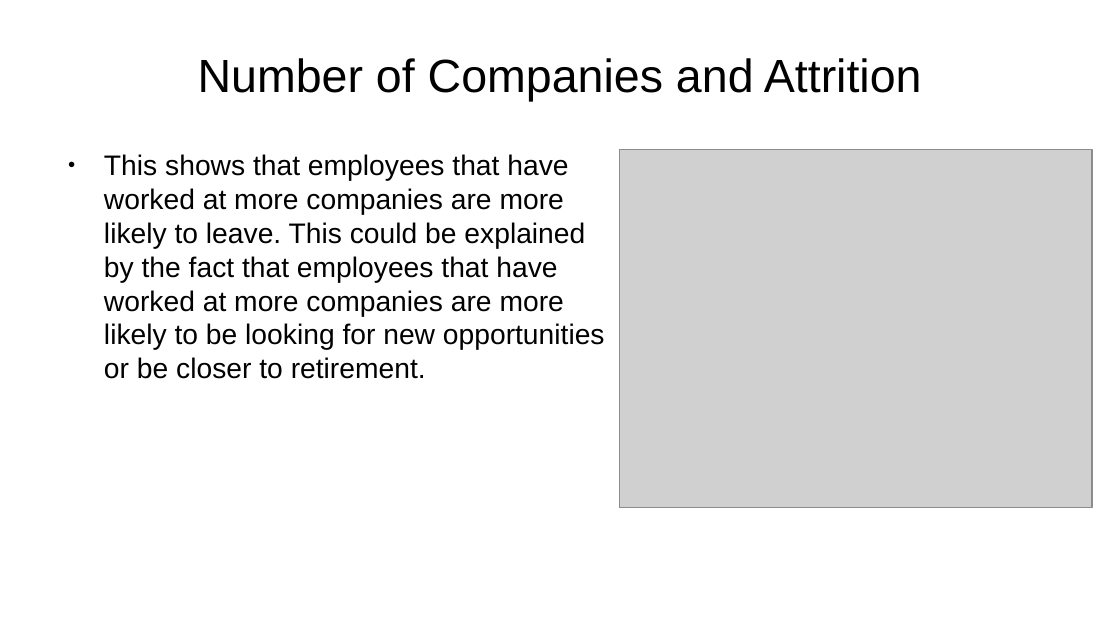
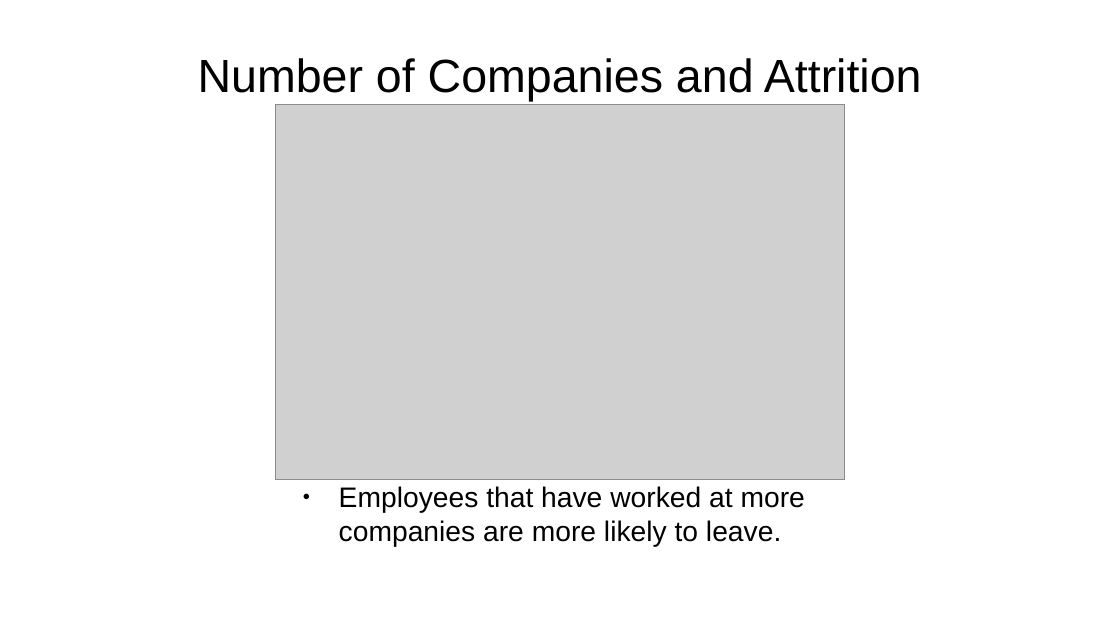
Before and after one commit to sbowler/project-one, a slide deck: slide 11 of presentations/project2_presentation.pptx (slide 13 before the commit). Drawn at 1120x630 pixels with LibreOffice and Linux fonts; fonts in the diff are those of the drawing; grey boxes stand for pictures; background and template pictures are left out. Boxes give left, top, right and bottom in pixels: in the first picture for what was removed or moved away, otherwise in the second. Text is boxed around its words. In the diff, an @@ line names an element or a change of style, - is before the commit and + after.

```diff
--- a/presentations/project2_presentation.pptx
+++ b/presentations/project2_presentation.pptx
@@ picture: place and size @@
-picture at box(620, 150, 1093, 508)
+picture at box(275, 105, 846, 480)
@@ text at box(339, 486, 805, 547): text changed @@
-● This shows that employees that have worked at more companies are more likely to leave. This could be explained by the fact that employees that have worked at more companies are more likely to be looking for new opportunities or be closer to retirement.
+● Employees that have worked at more companies are more likely to leave.
```
Also in this commit, not shown: 14 other slides changed, 1 slide added, 2 slides removed.
